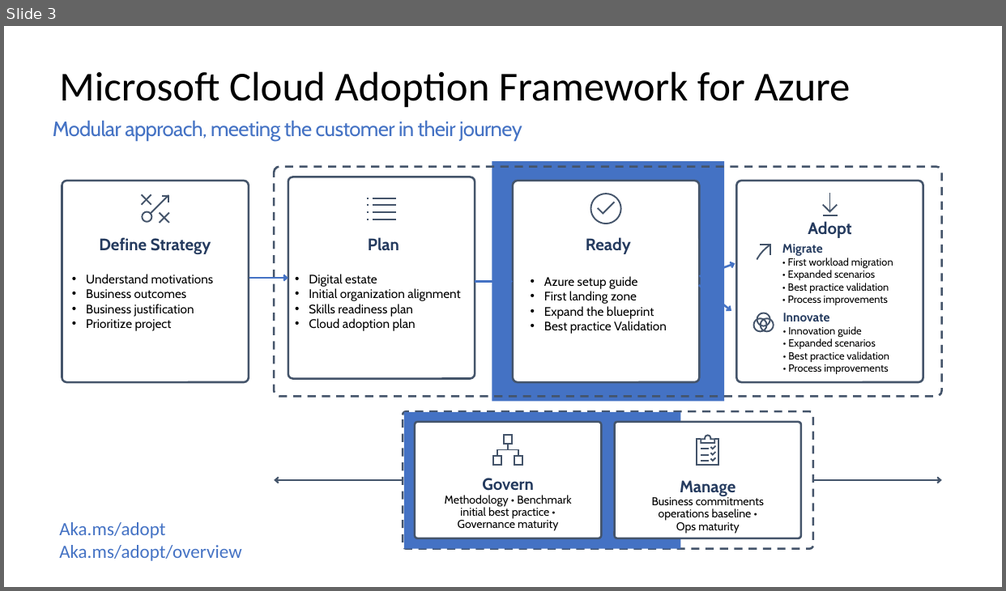
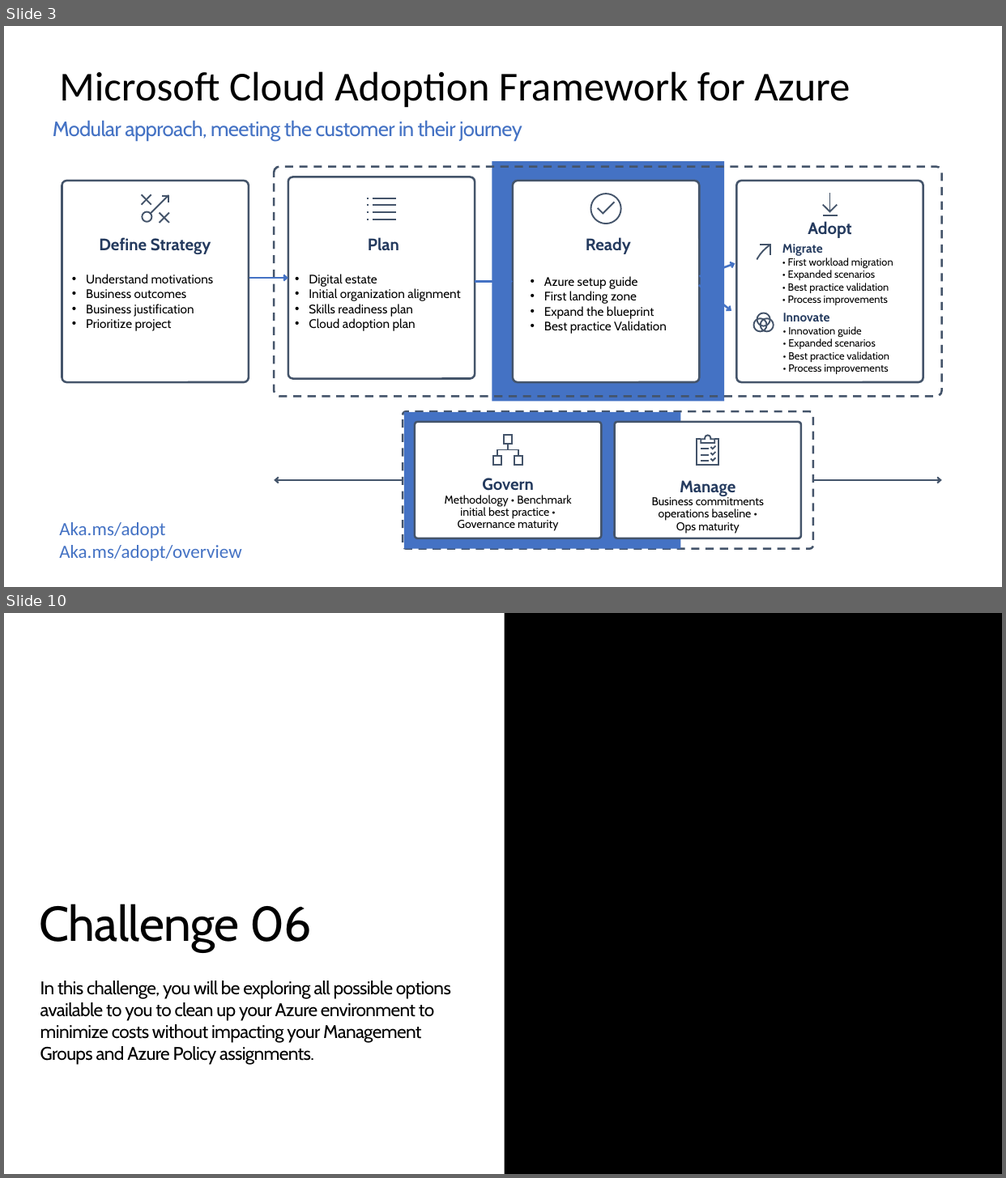
Before and after one commit to jonathan-vella/what-the-caf, a slide deck: learning_path_modules/04_ALZ_Accelerator/00_ALZ_Accelerator_Agenda.pptx. Shown one above the other, each under a label of ours: slide 3 before the commit, slides 3 and 10 after it; the slides between them are not shown. The pictures are 1006x591 and 1006x1178 pixels, drawn with LibreOffice and Linux fonts; fonts in the diff are those of the drawing; background and template pictures are left out. Boxes give left, top, right and bottom in pixels: in the first picture for what was removed or moved away, otherwise in the second. Text is boxed around its words. In the diff, an @@ line names an element or a change of style, - is before the commit and + after.

```diff
--- a/learning_path_modules/04_ALZ_Accelerator/00_ALZ_Accelerator_Agenda.pptx
+++ b/learning_path_modules/04_ALZ_Accelerator/00_ALZ_Accelerator_Agenda.pptx
@@ slide 10 added at <box>4,613,1002,1174</box>, background #FFFFFF @@
@@ rectangle added at <box>505,613,1002,1174</box>, fill #000000 @@
@@ title added at <box>39,904,312,952</box>, 48 pt, text #000000 @@
+Challenge 06
@@ text added at <box>40,981,451,1065</box>, 18 pt, text #000000 @@
+In this challenge, you will be exploring all possible options available to you to clean up your Azure environment to minimize costs without impacting your Management Groups and Azure Policy assignments.
```
Also in this commit, not shown: 5 slides changed, 3 other slides added, 2 slides removed, 8 other files.
